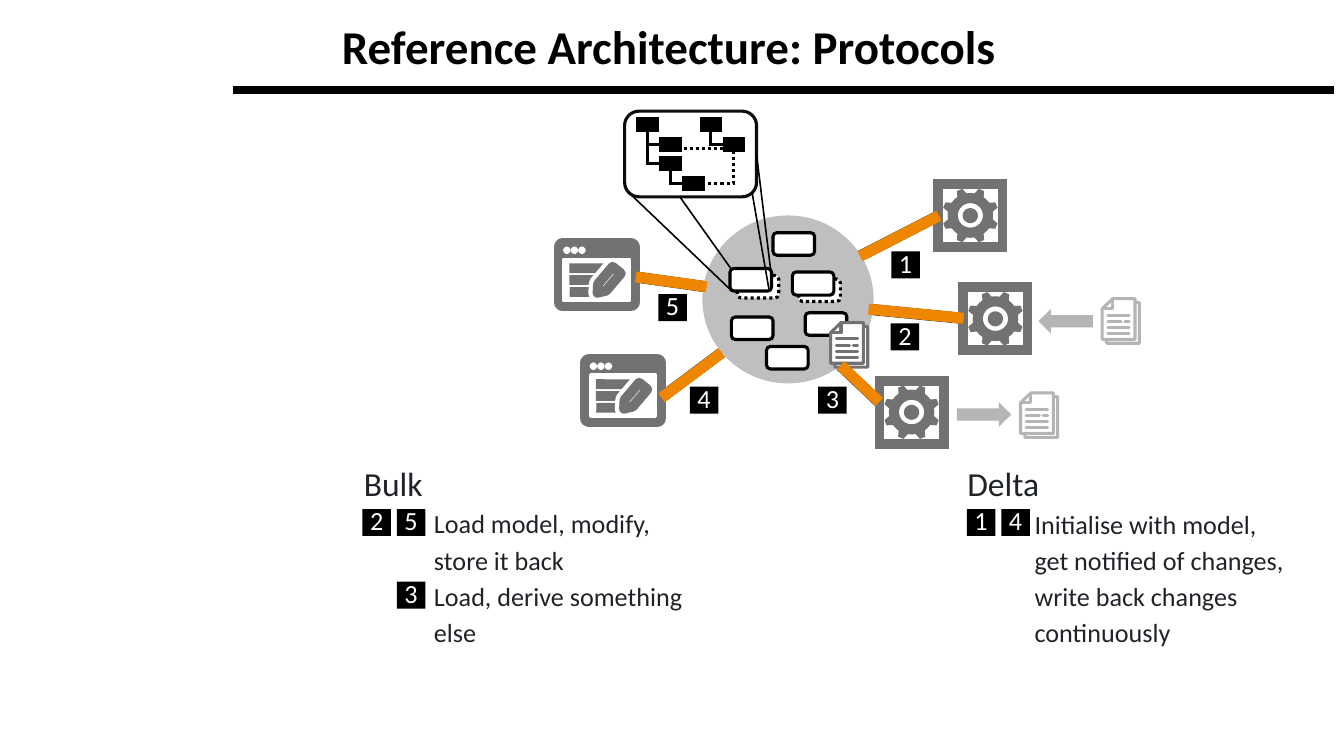
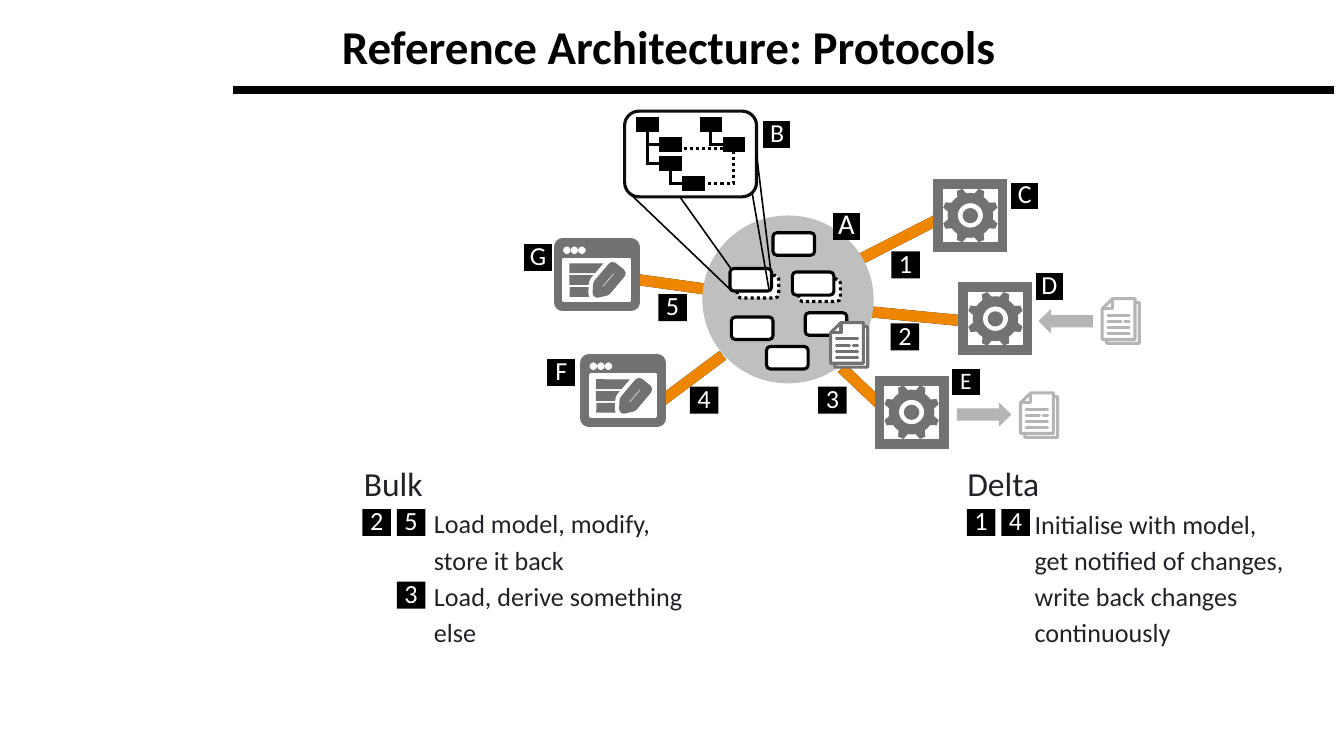
Before and after one commit to LionWeb-io/specification, a slide deck: slide 10 of resources/LangDev Talk.pptx. Drawn at 1344x756 pixels with LibreOffice and Linux fonts; fonts in the diff are those of the drawing; background and template pictures are left out. Boxes give left, top, right and bottom in pixels: in the first picture for what was removed or moved away, otherwise in the second. Text is boxed around its words. In the diff, an @@ line names an element or a change of style, - is before the commit and + after.

```diff
--- a/resources/LangDev Talk.pptx
+++ b/resources/LangDev Talk.pptx
@@ freeform shape added at bbox=[762, 121, 789, 148], fill #000000 @@
@@ text added at bbox=[770, 125, 784, 149], 13.9 pt, text #FFFFFF @@
+B
@@ freeform shape added at bbox=[1011, 183, 1038, 210], fill #000000 @@
@@ text added at bbox=[1018, 182, 1032, 210], 13.9 pt, text #FFFFFF @@
+C
@@ freeform shape added at bbox=[833, 214, 860, 241], fill #000000 @@
@@ text added at bbox=[838, 211, 855, 242], 15.3 pt, text #FFFFFF @@
+A
@@ freeform shape added at bbox=[524, 245, 551, 271], fill #000000 @@
@@ text added at bbox=[530, 248, 546, 272], 13.9 pt, text #FFFFFF @@
+G
@@ outline redrawn in 10 elements at bbox=[663, 355, 723, 401], bbox=[862, 219, 941, 259], bbox=[862, 219, 941, 259], bbox=[841, 368, 880, 405], bbox=[870, 312, 965, 321], bbox=[637, 280, 708, 289], bbox=[841, 368, 880, 405], bbox=[870, 312, 965, 321], bbox=[663, 355, 723, 401], bbox=[637, 280, 708, 289] @@
@@ freeform shape added at bbox=[1036, 273, 1063, 300], fill #000000 @@
@@ text added at bbox=[1041, 277, 1057, 301], 13.9 pt, text #FFFFFF @@
+D
@@ freeform shape added at bbox=[547, 359, 575, 386], fill #000000 @@
@@ text added at bbox=[555, 363, 567, 387], 13.9 pt, text #FFFFFF @@
+F
@@ freeform shape added at bbox=[952, 368, 980, 395], fill #000000 @@
@@ text added at bbox=[960, 374, 971, 396], 12.6 pt, text #FFFFFF @@
+E
```
Also in this commit, not shown: 1 other slide changed.
